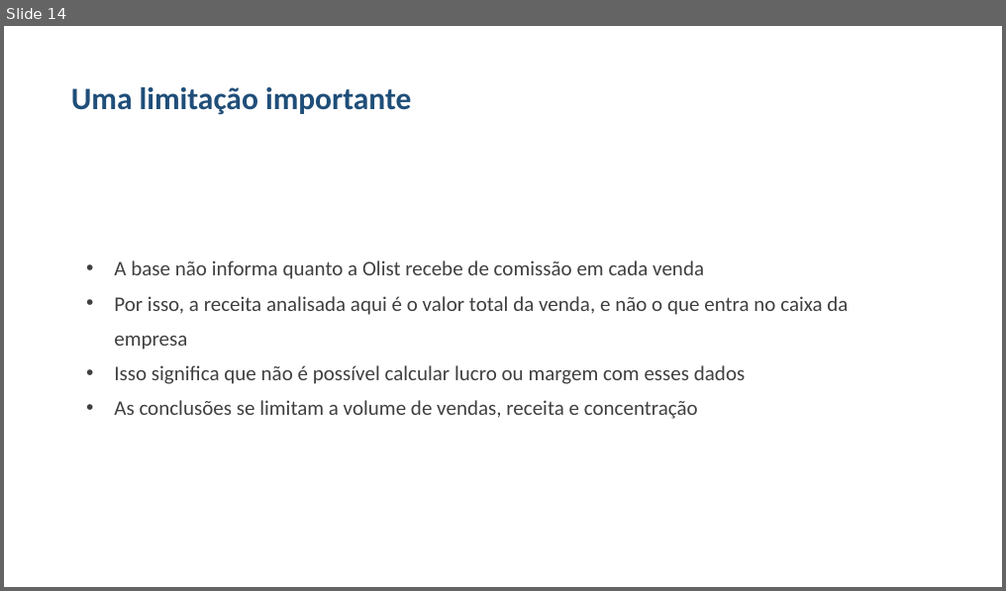
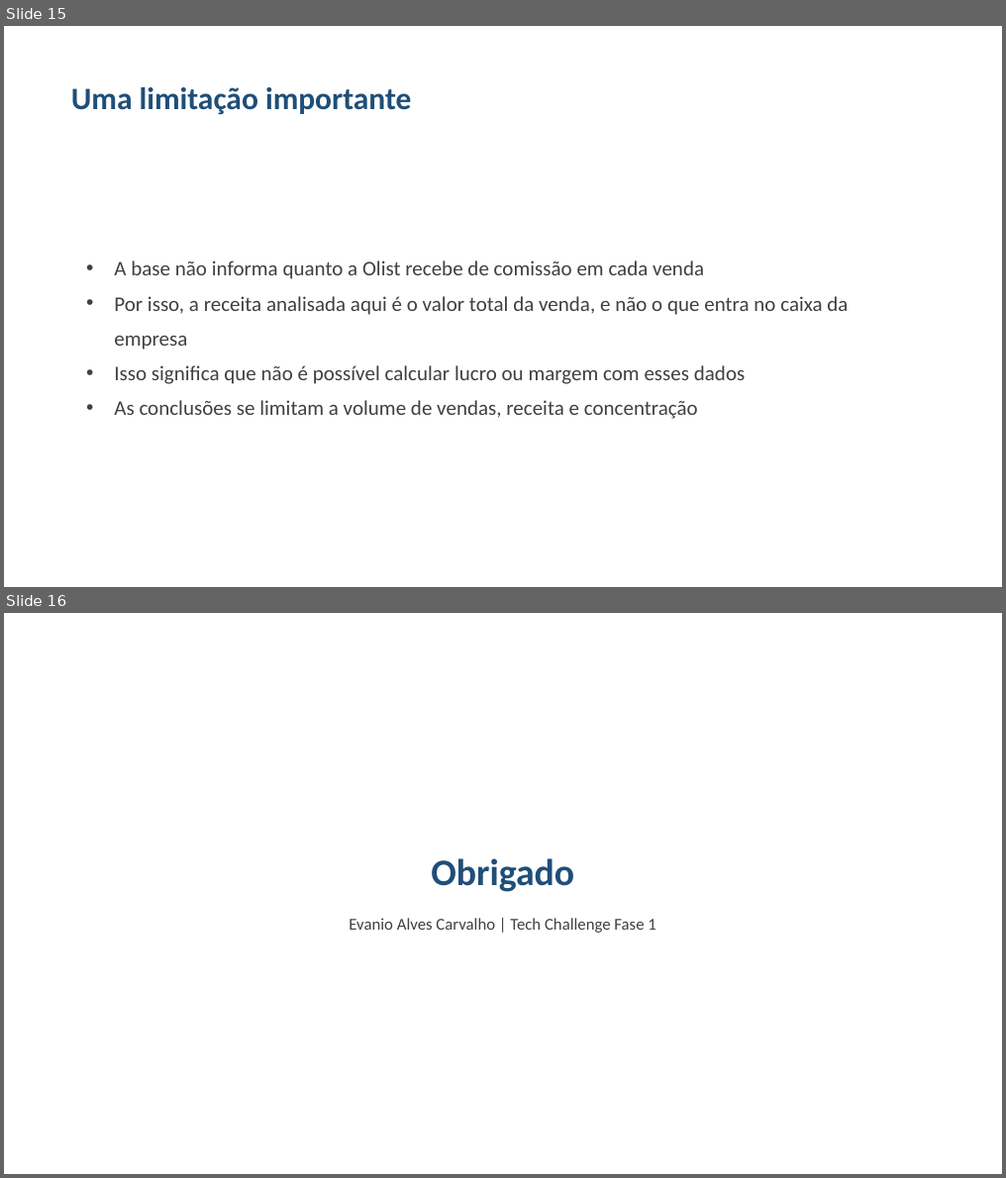
Before and after one commit to evanioac-web/tech-challenge-fase1-olist, a slide deck: relatorios/apresentacao_crescimento_receita.pptx. Shown one above the other, each under a label of ours: slide 14 before the commit, slides 15 and 16 after it. The pictures are 1006x591 and 1006x1178 pixels, drawn with LibreOffice and Linux fonts; fonts in the diff are those of the drawing. Boxes give left, top, right and bottom in pixels: in the first picture for what was removed or moved away, otherwise in the second. Text is boxed around its words. In the diff, an @@ line names an element or a change of style, - is before the commit and + after.

```diff
--- a/relatorios/apresentacao_crescimento_receita.pptx
+++ b/relatorios/apresentacao_crescimento_receita.pptx
@@ slide 16 added at <box>4,613,1002,1174</box>, background #FFFFFF @@
@@ text added at <box>431,859,574,892</box>, 36 pt, text #1F4E79, bold @@
+Obrigado
@@ text added at <box>349,918,655,933</box>, 16 pt, text #404040 @@
+Evanio Alves Carvalho | Tech Challenge Fase 1
@@ what was slide 14 is now slide 15 @@
```
Also in this commit, not shown: 4 slides changed, 1 other slide added, 3 other files.
